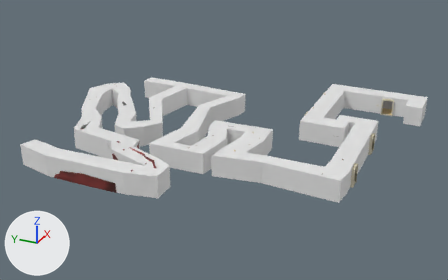
A saved change to the FBX model Assets/Environments/Hallway.fbx.
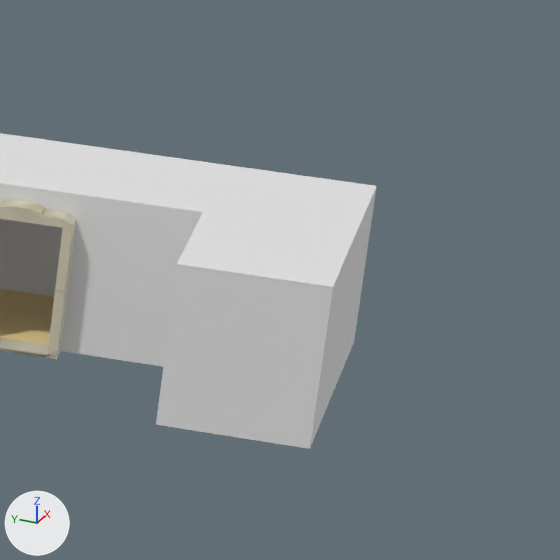
There are two pictures of each version: one whole from a 50 mm lens placed at (-111.87, -17.91, 43.77), pointed at (-23.69, 21.77, -0.32), one close up on the part from 86% to 100% of the width and 27% to 50% of the height. Every picture has the same lights, and +X, +Y and +Z are marked at lower left. Where no turn or scale is listed for an object, it has been applied to the vertices. Vertices at the same position are counted once.

In view in the first close-up: 'Ceiling', 'Door', 'Floor', 'Wall'.
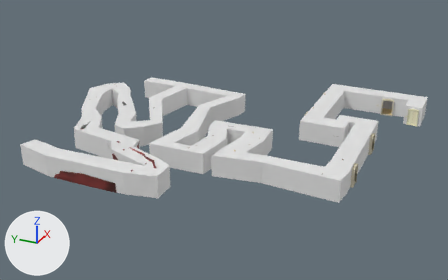
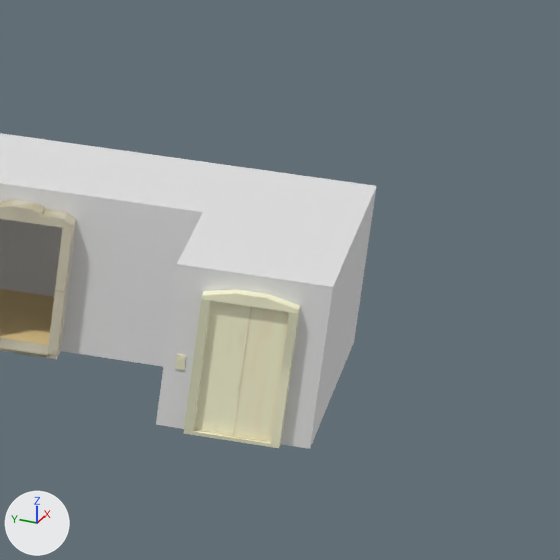
Commit message: Added the elevator door to hallway

What differs and where, as boxes (x1, y1, x2, y2) in the close-ups (560 x 560 px):
'Elevator Door 2.001', added: after (194, 301, 251, 435)
'Elevator Door 1.001', added: after (233, 307, 289, 441)
'Elevator Doorframe.001', added: after (184, 289, 300, 448)
'Elevator Buttons.001', added: after (175, 354, 186, 370)
part 1 of me_plane_004, built on: (156, 264, 333, 449) in both

The edits, one by one:
Picture 'ElevatorDoor2.png' (img_elevatordoor2_png) is new.
Picture 'ElevatorButtons.png' (img_elevatorbuttons_png) is new.
Picture 'ElevatorDoor1png.png' (img_elevatordoor1png_png) is new.
Picture 'ElevatorDoorframe.png' (img_elevatordoorframe_png) is new.
Material 'Elevator Door.003' (mat_elevator_door_003) is new.
Its texture is img_elevatordoor2_png.
Material 'Elevator Buttons.001' (mat_elevator_buttons_001) is new.
Its texture is img_elevatorbuttons_png.
Material 'Elevator Door.002' (mat_elevator_door_002) is new.
Its texture is img_elevatordoor1png_png.
Material 'Elevator Doorframe.001' (mat_elevator_doorframe_001) is new.
Its texture is img_elevatordoorframe_png.
me_plane_004 has 411 vertices, 262 faces and spans x -47.1..1.5, y -8.0..51.6, z 0.0..3.4.
me_plane_004 is used by ob_wall; location (0.0, 0.0, 0.0).
Verts and faces of me_plane_004; kept vertices keep their numbers, new ones are numbered from 411.
Before the commit, vertices of me_plane_004: 5 (-4.6, -8.0, 0.0) at pixel (309, 448), 6 (-4.6, -5.0, 0.0) at pixel (155, 424), 121 (-4.6, -8.0, 3.4) at pixel (332, 286), 122 (-4.6, -5.0, 3.4) at pixel (176, 264), 243 (-4.6, -8.0, 2.9) at pixel (329, 313).
Before the commit, vertices of me_plane_004: 244 (-4.6, -5.0, 2.9) at pixel (173, 290).
Part 1, on me_plane_004:
Faces deleted: (121, 122, 244, 243), (5, 243, 244, 6).
New vertices 411, 412, 413 stand at vertices 5, 121, 243, in that order, plus (0.0, 0.7, 0.0).
New vertices 414, 415, 416 stand at vertices 6, 122, 244, in that order, plus (0.0, -0.7, 0.0).
New faces: (122, 244, 416, 415), (6, 414, 416, 244), (5, 243, 413, 411), (121, 412, 413, 243), (412, 415, 416, 413).
Mesh me_plane_005 is new.
It has 4 vertices, 1 face and spans x -11.23..-11.22, y -6.49..-5.65, z -1.0..1.97.
It uses material mat_elevator_door_003 (picture img_elevatordoor2_png).
Mesh me_cube_011 is new.
It has 8 vertices, 6 faces and spans x -10.731..-10.686, y -9.422..-9.245, z 0.279..0.591.
It uses material mat_elevator_buttons_001 (picture img_elevatorbuttons_png).
Mesh me_plane_003 is new.
It has 4 vertices, 1 face and spans x -11.23, y -7.33..-6.49, z -1.0..1.97.
It uses material mat_elevator_door_002 (picture img_elevatordoor1png_png).
Mesh me_cube_010 is new.
It has 40 vertices, 36 faces and spans x -3.5..-3.18, y 1.06..2.91, z -0.99..2.1.
It uses material mat_elevator_doorframe_001 (picture img_elevatordoorframe_png).
Object 'Elevator Door 2.001' (ob_elevator_door_2_001) is new; it shows me_plane_005.
Its location is (6.49, -0.02, 0.97).
Object 'Elevator Buttons.001' (ob_elevator_buttons_001) is new; it shows me_cube_011.
Its location is (6.05, 4.02, 0.98).
Object 'Elevator Door 1.001' (ob_elevator_door_1_001) is new; it shows me_plane_003.
Its location is (6.49, -0.02, 0.97).
Object 'Elevator Doorframe.001' (ob_elevator_doorframe_001) is new; it shows me_cube_010.
Its location is (-1.39, -8.49, 1.0).
